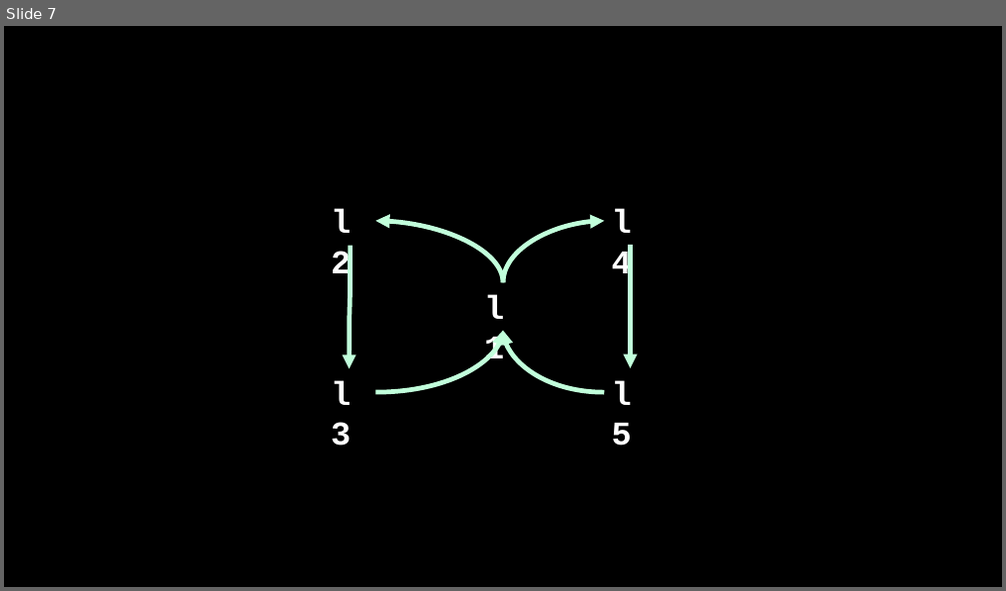
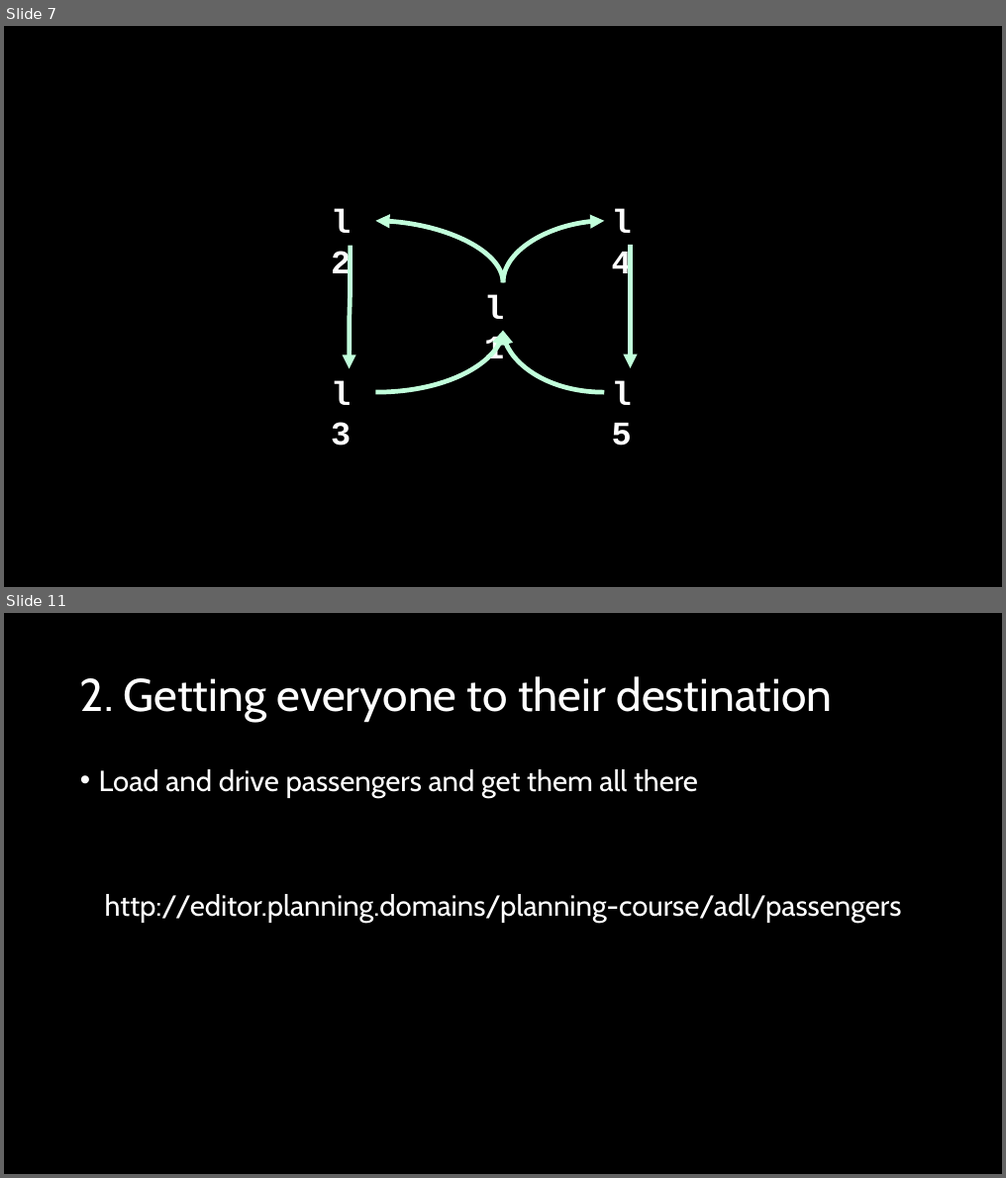
Before and after one commit to AI-Planning/modeling-in-pddl, a slide deck: exercises/cisc-813/adl/slides.pptx. Shown one above the other, each under a label of ours: slide 7 before the commit, slides 7 and 11 after it; the slides between them are not shown. The pictures are 1006x591 and 1006x1178 pixels, drawn with LibreOffice and Linux fonts; fonts in the diff are those of the drawing. Boxes give left, top, right and bottom in pixels: in the first picture for what was removed or moved away, otherwise in the second. Text is boxed around its words. In the diff, an @@ line names an element or a change of style, - is before the commit and + after.

```diff
--- a/exercises/cisc-813/adl/slides.pptx
+++ b/exercises/cisc-813/adl/slides.pptx
@@ slide 11 added at (4, 613, 1002, 1174), background #000000 @@
@@ title added at (80, 676, 832, 722), 44 pt, text #FFFFFF @@
+2. Getting everyone to their destination
@@ text added at (99, 769, 902, 924), 28 pt, text #FFFFFF @@
+• Load and drive passengers and get them all there
+http://editor.planning.domains/planning-course/adl/passengers
```
Also in this commit, not shown: 1 slide changed, 11 other slides added, 1 slide removed, 10 other files.
